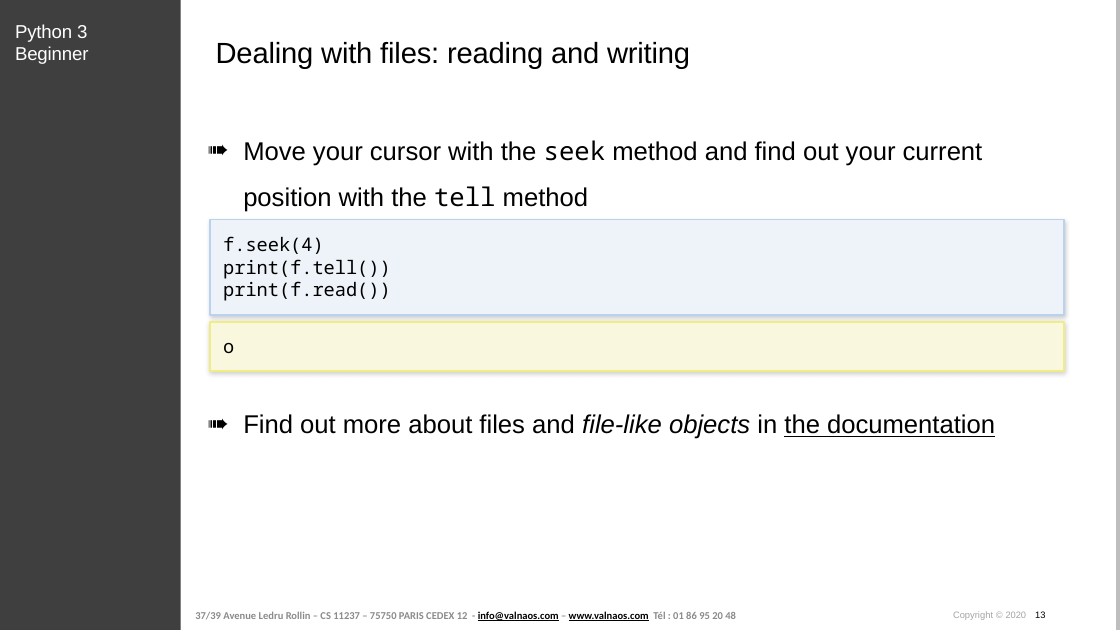
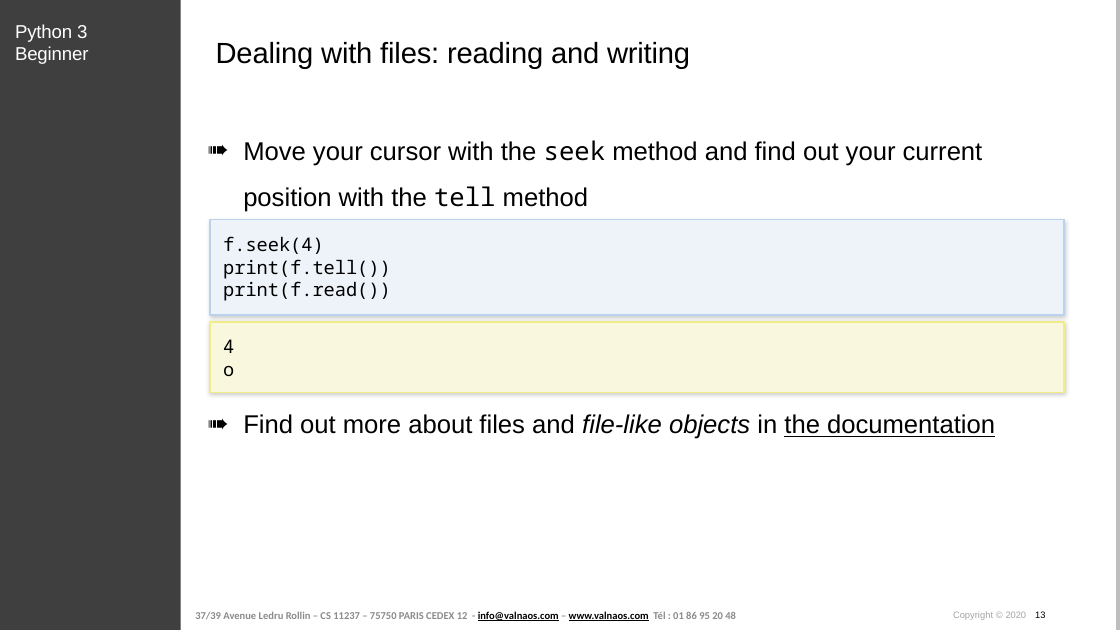
Before and after one commit to cstar-industries/python-3-beginner, a slide deck: slide 13 of 005-Python-Standard-Library/Python Standard Library - Slides.pptx. Drawn at 1120x630 pixels with LibreOffice and Linux fonts; fonts in the diff are those of the drawing; background and template pictures are left out. Boxes give left, top, right and bottom in pixels: in the first picture for what was removed or moved away, otherwise in the second. Text is boxed around its words. In the diff, an @@ line names an element or a change of style, - is before the commit and + after.

```diff
--- a/005-Python-Standard-Library/Python Standard Library - Slides.pptx
+++ b/005-Python-Standard-Library/Python Standard Library - Slides.pptx
@@ rectangle "4": place and size @@
-rectangle "4" at [210,322,1065,371]
+rectangle "4" at [210,322,1065,392]
@@ text in rectangle at [223,339,234,353]: paragraph added @@
+4
```
Also in this commit, not shown: 2 other slides changed, 2 other files.
